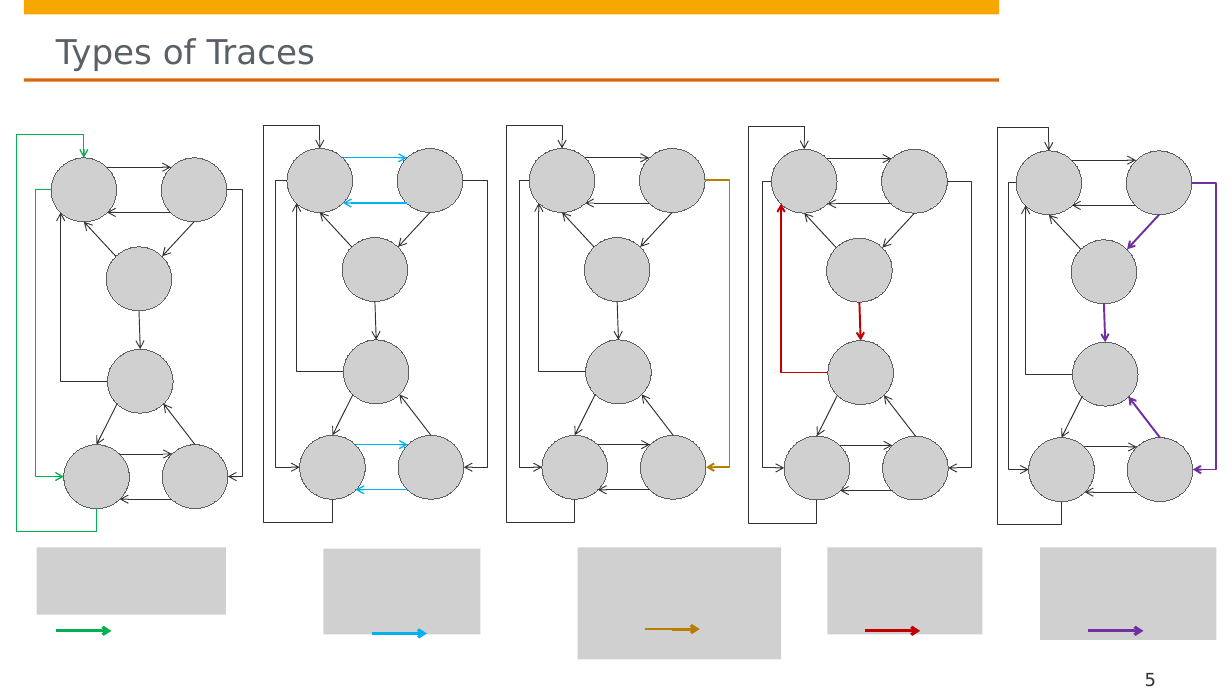
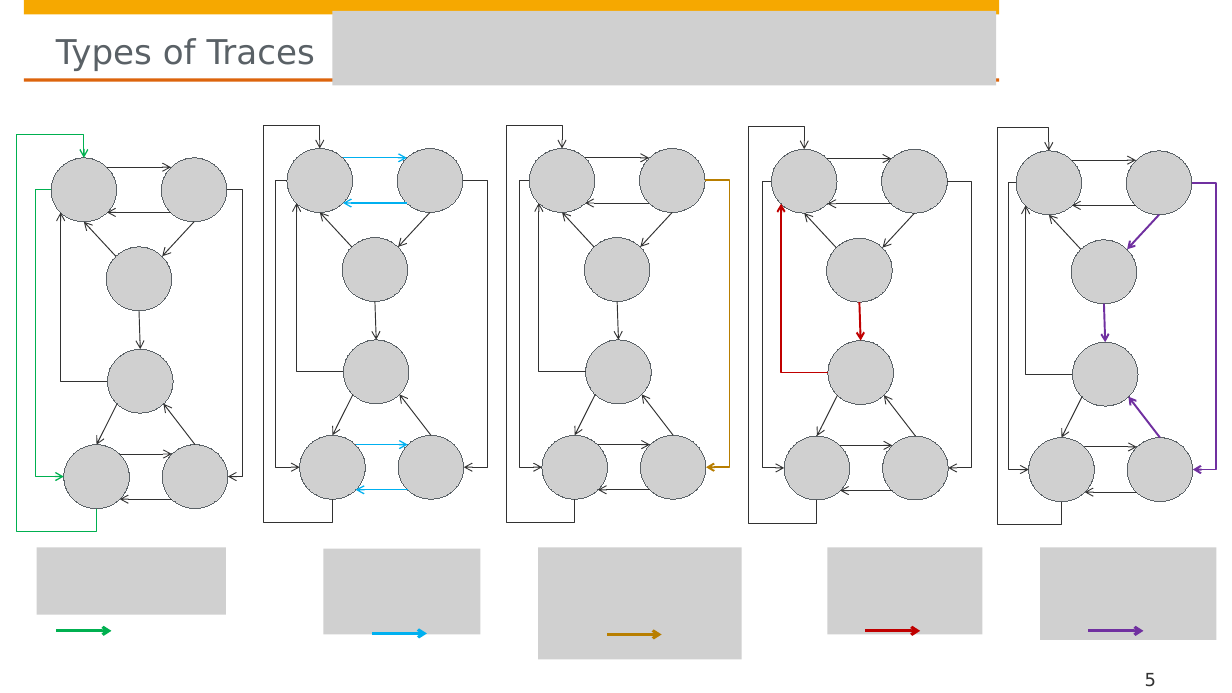
Before and after one commit to hpi-sam/robust-marl4sas, a slide deck: slide 5 of requirements/Event Masking Latent Models.pptx. Drawn at 1232x693 pixels with LibreOffice and Linux fonts; fonts in the diff are those of the drawing; grey boxes stand for pictures; background and template pictures are left out. Boxes give left, top, right and bottom in pixels: in the first picture for what was removed or moved away, otherwise in the second. Text is boxed around its words. In the diff, an @@ line names an element or a change of style, - is before the commit and + after.

```diff
--- a/requirements/Event Masking Latent Models.pptx
+++ b/requirements/Event Masking Latent Models.pptx
@@ picture added at box(333, 11, 996, 86) @@
@@ picture: place and size @@
-picture at box(578, 547, 781, 659)
+picture at box(538, 547, 741, 659)
@@ elbow arrow moved from (700, 629) - (645, 629) to (662, 635) - (607, 635) @@
```
Also in this commit, not shown: 1 other file.
